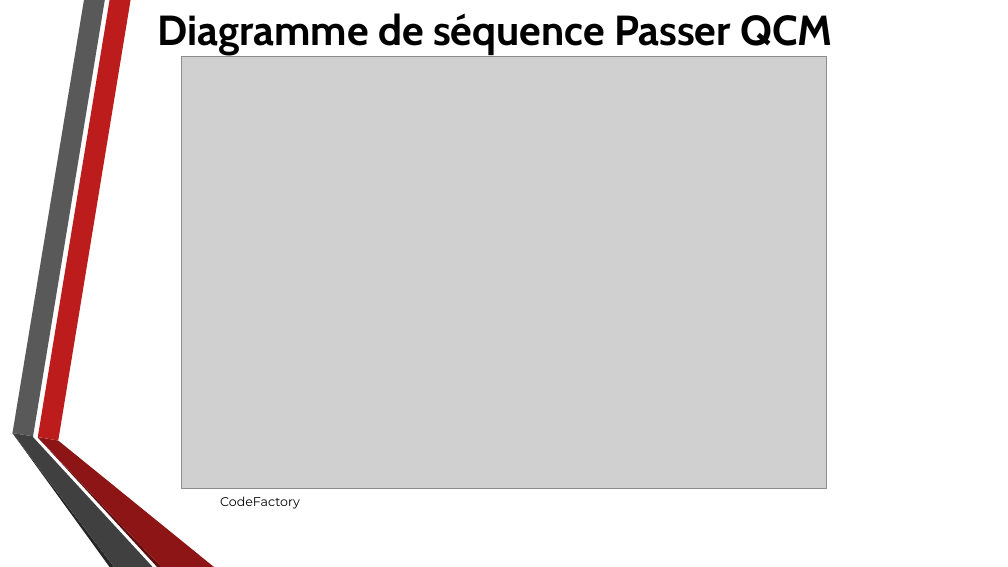
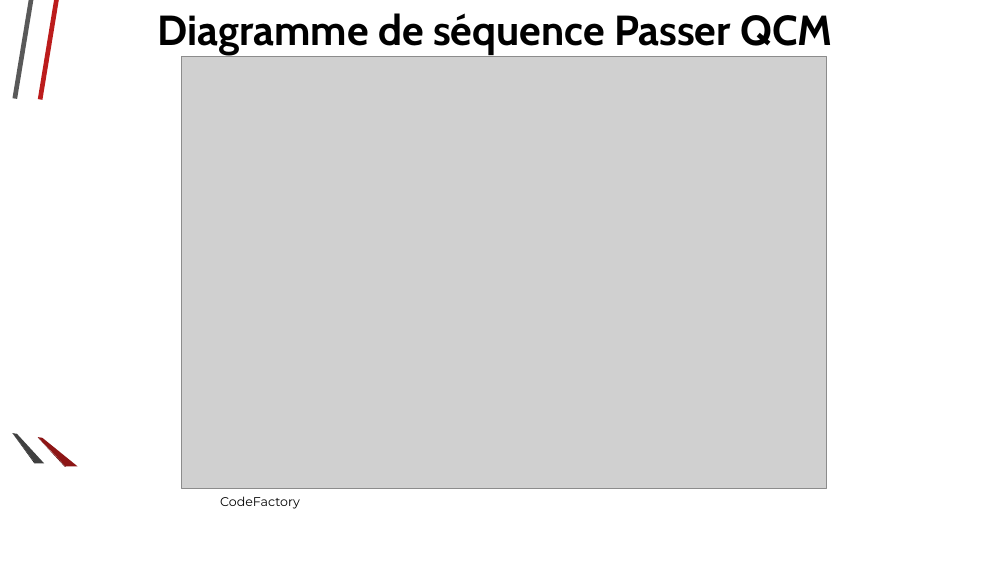
Before and after one commit to Ashmouth/IL, a slide deck: slide 9 of Diaporama/Diaporama.odp. Drawn at 1008x567 pixels with LibreOffice and Linux fonts; fonts in the diff are those of the drawing; grey boxes stand for pictures; background and template pictures are left out. Boxes give left, top, right and bottom in pixels: in the first picture for what was removed or moved away, otherwise in the second. Text is boxed around its words. In the diff, an @@ line names an element or a change of style, - is before the commit and + after.

```diff
--- a/Diaporama/Diaporama.odp
+++ b/Diaporama/Diaporama.odp
@@ outline redrawn in 6 elements at bbox=[38, 0, 131, 441], bbox=[12, 0, 104, 436], bbox=[12, 433, 113, 567], bbox=[38, 438, 162, 567], bbox=[38, 437, 214, 567], bbox=[12, 433, 152, 567] @@
```
Also in this commit, not shown: 16 other slides changed, 1 other file.
